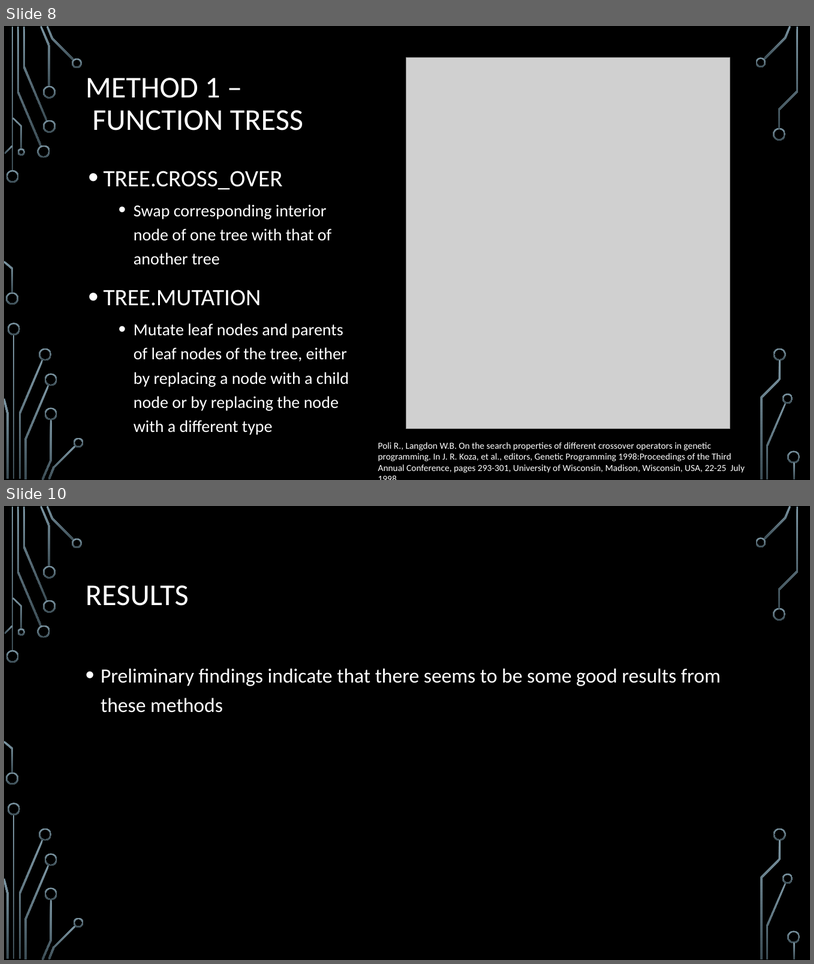
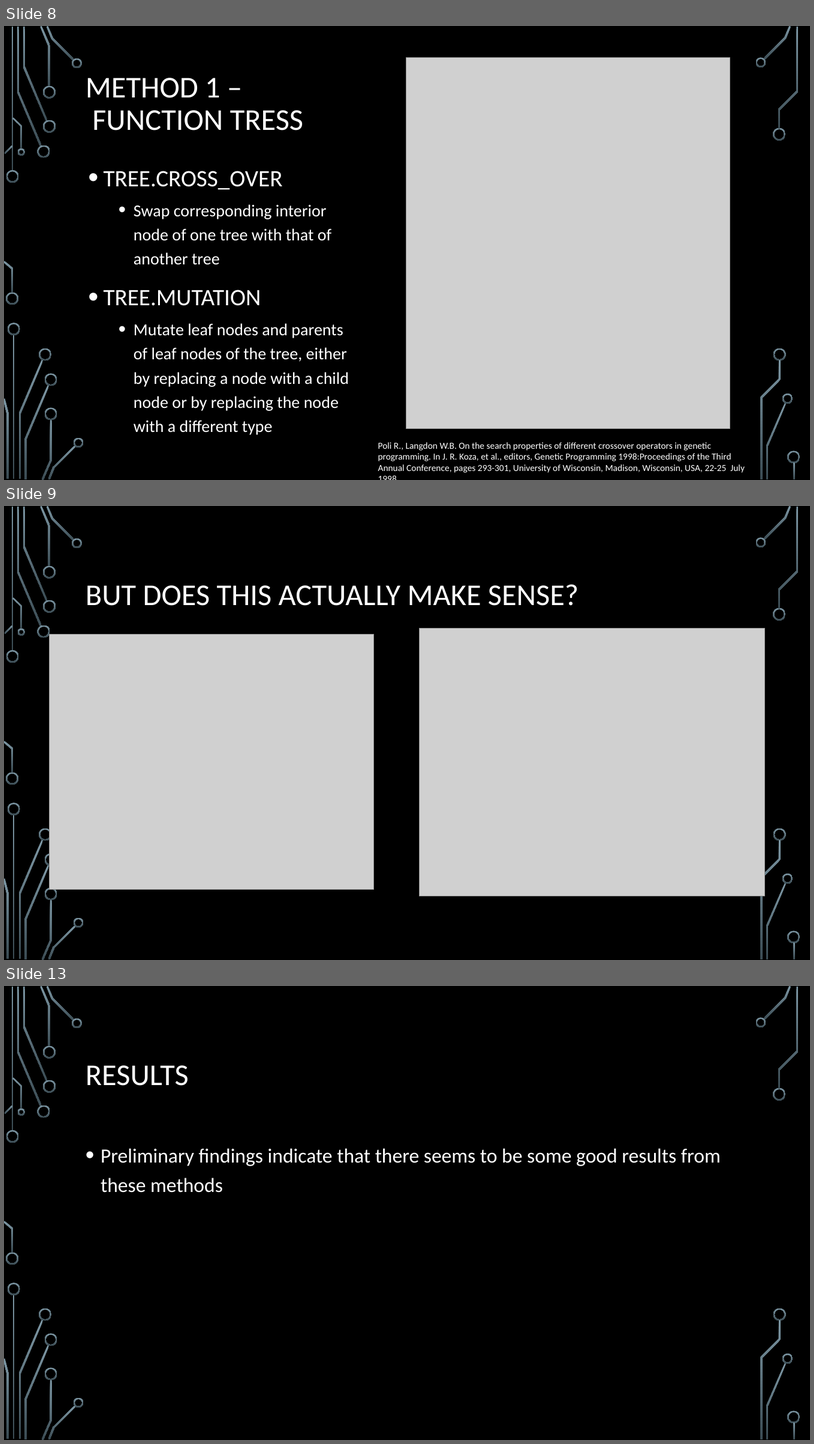
Before and after one commit to acbart/attribute-learning-system, a slide deck: presentation/Attribute Learning System Presentation.pptx. Shown one above the other, each under a label of ours: slides 8 and 10 before the commit, slides 8, 9 and 13 after it; the slides between them are not shown. The pictures are 814x964 and 814x1444 pixels, drawn with LibreOffice and Linux fonts; fonts in the diff are those of the drawing; grey boxes stand for pictures; background and template pictures are left out. Boxes give left, top, right and bottom in pixels: in the first picture for what was removed or moved away, otherwise in the second. Text is boxed around its words. In the diff, an @@ line names an element or a change of style, - is before the commit and + after.

```diff
--- a/presentation/Attribute Learning System Presentation.pptx
+++ b/presentation/Attribute Learning System Presentation.pptx
@@ slide 9 added at (4,506,810,960), background picture (left out); not listed: 36 template elements that a slide beside it also shows @@
@@ title added at (86,584,579,606), 36 pt, text #FFFFFF @@
+BUT DOES THIS ACTUALLY MAKE SENSE?
@@ picture added at (420,628,765,895) @@
@@ picture added at (50,634,374,889) @@
@@ what was slide 10 is now slide 13 @@
```
Also in this commit, not shown: 6 slides changed, 2 other slides added.
